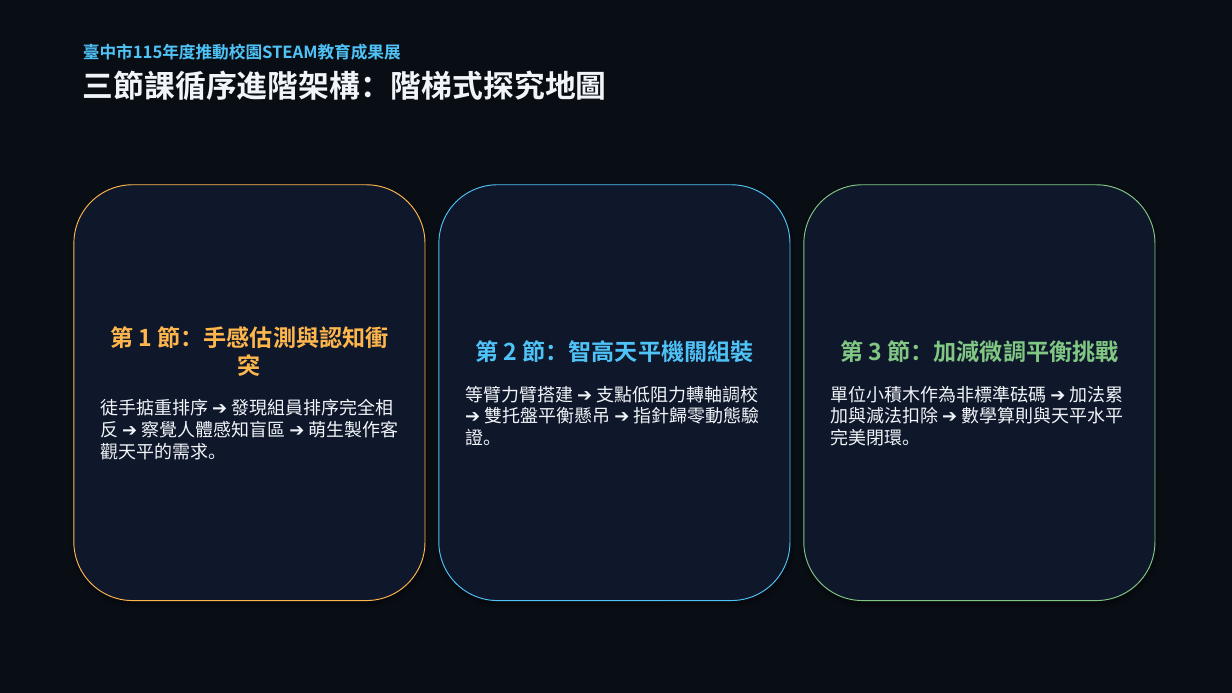
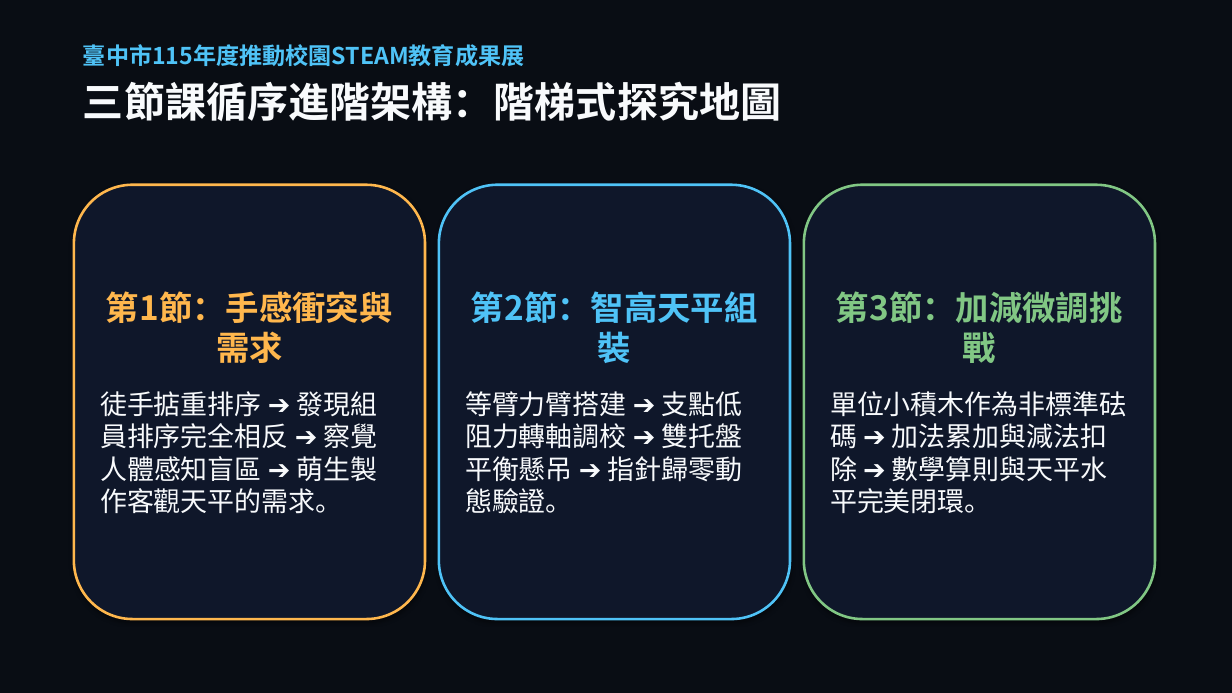
Before and after one commit to asc103138/steam-community-docs, a slide deck: slide 6 of 成果展繳交資料/臺中市梧棲區中正國小_STEAM成果展_5分鐘現場分享會簡報.pptx. Drawn at 1232x693 pixels with LibreOffice and Linux fonts; fonts in the diff are those of the drawing. Boxes give left, top, right and bottom in pixels: in the first picture for what was removed or moved away, otherwise in the second. Text is boxed around its words. In the diff, an @@ line names an element or a change of style, - is before the commit and + after.

```diff
--- a/成果展繳交資料/臺中市梧棲區中正國小_STEAM成果展_5分鐘現場分享會簡報.pptx
+++ b/成果展繳交資料/臺中市梧棲區中正國小_STEAM成果展_5分鐘現場分享會簡報.pptx
@@ text "臺中市115年度推動校園STEAM教育成果展" at [83, 44, 781, 121]: size 13 to 18 pt in "臺中市115年度推動校園STEAM教育成果展"; size 24 to 32 pt, text colour #F1F5F9 to #F8FAFC in "三節課循序進階架構：階梯式探究地圖"; more space between paragraphs @@
@@ rounded rectangle "第1節：手感衝突與需求": place and size @@
-rounded rectangle "第1節：手感衝突與需求" at [74, 185, 425, 601]
+rounded rectangle "第1節：手感衝突與需求" at [74, 185, 425, 619]
@@ rounded rectangle "第1節：手感衝突與需求" at [74, 185, 425, 619]: outline #FFB74D 0.75 pt to #FFB74D 2 pt @@
@@ rounded rectangle "第2節：智高天平組裝": place and size @@
-rounded rectangle "第2節：智高天平組裝" at [439, 185, 790, 601]
+rounded rectangle "第2節：智高天平組裝" at [439, 185, 790, 619]
@@ rounded rectangle "第2節：智高天平組裝" at [439, 185, 790, 619]: outline #4FC3F7 0.75 pt to #4FC3F7 2 pt @@
@@ rounded rectangle "第3節：加減微調挑戰": place and size @@
-rounded rectangle "第3節：加減微調挑戰" at [804, 185, 1155, 601]
+rounded rectangle "第3節：加減微調挑戰" at [804, 185, 1155, 619]
@@ rounded rectangle "第3節：加減微調挑戰" at [804, 185, 1155, 619]: outline #81C784 0.75 pt to #81C784 2 pt @@
@@ text in rounded rectangle at [106, 291, 393, 363]: text changed; size 18 to 26 pt @@
-第 1 節：手感估測與認知衝突
+第1節：手感衝突與需求
@@ text in rounded rectangle at [471, 291, 758, 363]: text changed; size 18 to 26 pt @@
-第 2 節：智高天平機關組裝
+第2節：智高天平組裝
@@ text in rounded rectangle at [836, 291, 1123, 363]: text changed; size 18 to 26 pt @@
-第 3 節：加減微調平衡挑戰
+第3節：加減微調挑戰
@@ text in rounded rectangle at [100, 391, 378, 514]: size 14 to 21 pt, text colour #F1F5F9 to #F8FAFC in "徒手掂重排序 ➔ 發現組員排序完全相反 ➔ 察覺人體感知盲區 ➔ 萌生製作客觀天平的需求。"; more space between paragraphs @@
@@ text in rounded rectangle at [465, 391, 743, 513]: size 14 to 21 pt, text colour #F1F5F9 to #F8FAFC in "等臂力臂搭建 ➔ 支點低阻力轉軸調校 ➔ 雙托盤平衡懸吊 ➔ 指針歸零動態驗證。"; more space between paragraphs @@
@@ text in rounded rectangle at [830, 391, 1126, 514]: size 14 to 21 pt, text colour #F1F5F9 to #F8FAFC in "單位小積木作為非標準砝碼 ➔ 加法累加與減法扣除 ➔ 數學算則與天平水平完美閉環。"; more space between paragraphs @@
```
Also in this commit, not shown: 15 other slides changed, 3 other files.
